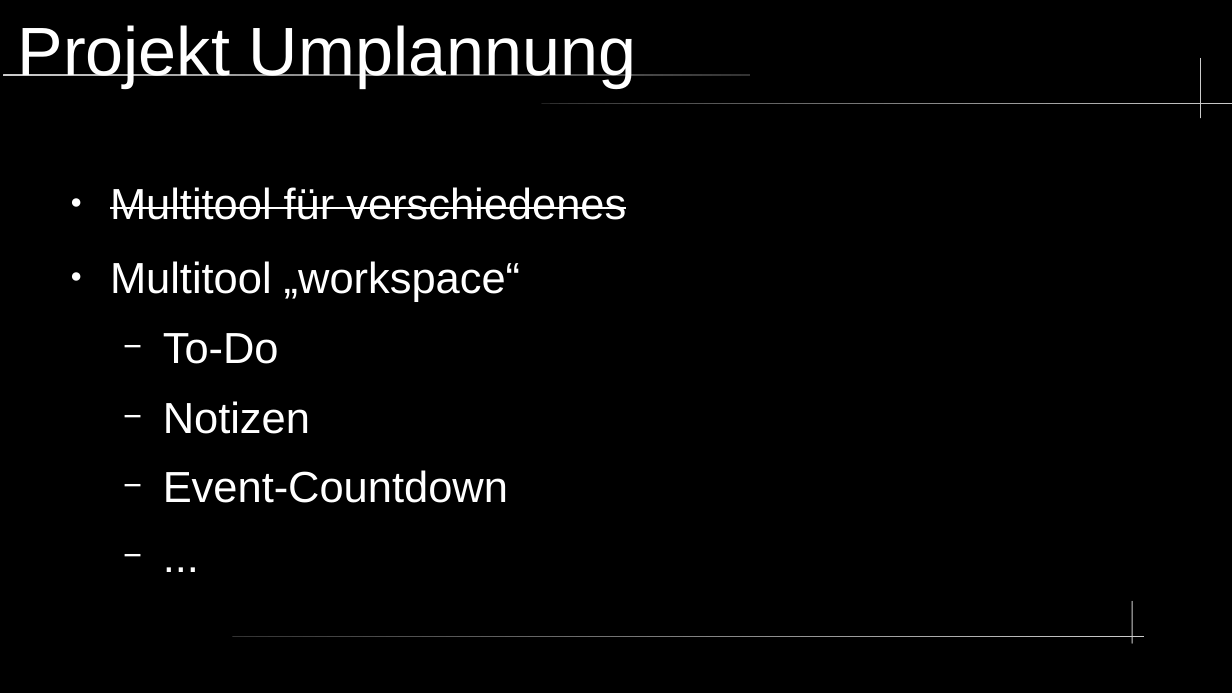
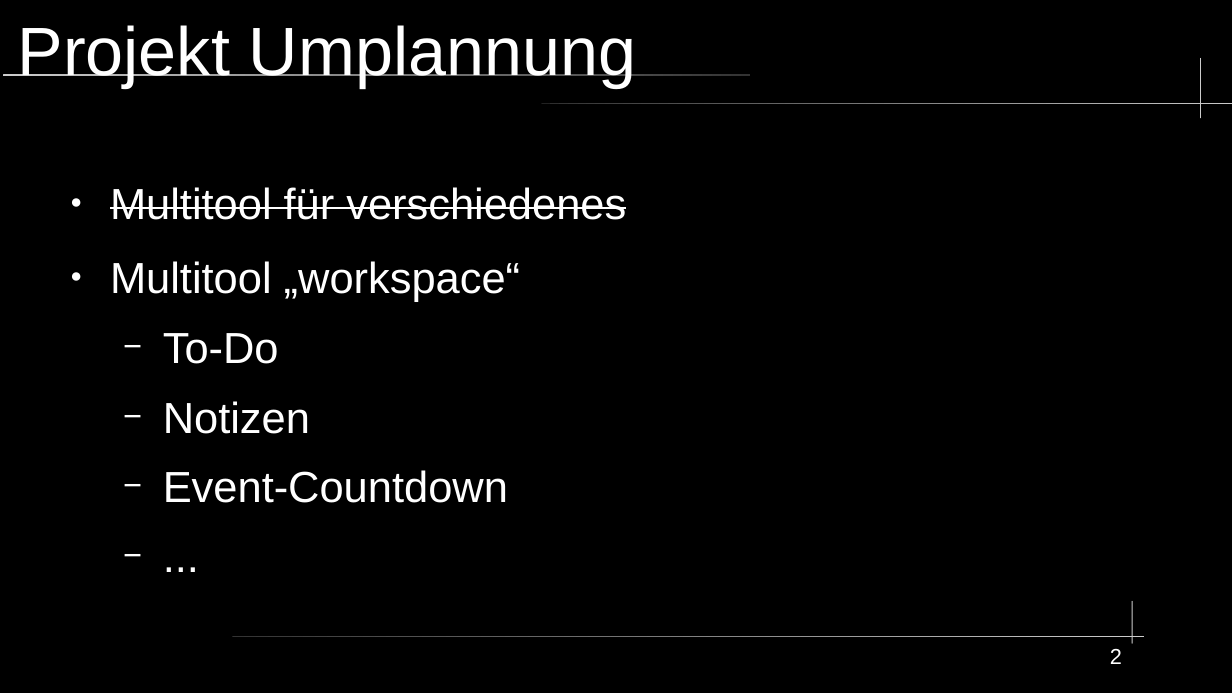
Before and after one commit to Timo348/Projektarbeit, a slide deck: slide 2 of (no_code)/Presifür18.odp. Drawn at 1232x693 pixels with LibreOffice and Linux fonts; fonts in the diff are those of the drawing. Boxes give left, top, right and bottom in pixels: in the first picture for what was removed or moved away, otherwise in the second. Text is boxed around its words. In the diff, an @@ line names an element or a change of style, - is before the commit and + after.

```diff
--- a/(no_code)/Presifür18.odp
+++ b/(no_code)/Presifür18.odp
@@ page number added at <box>1110,649,1122,664</box>, 14 pt, text #FFFFFF @@
+2
```
Also in this commit, not shown: 4 other slides changed, 1 slide added, 2 slides removed.
